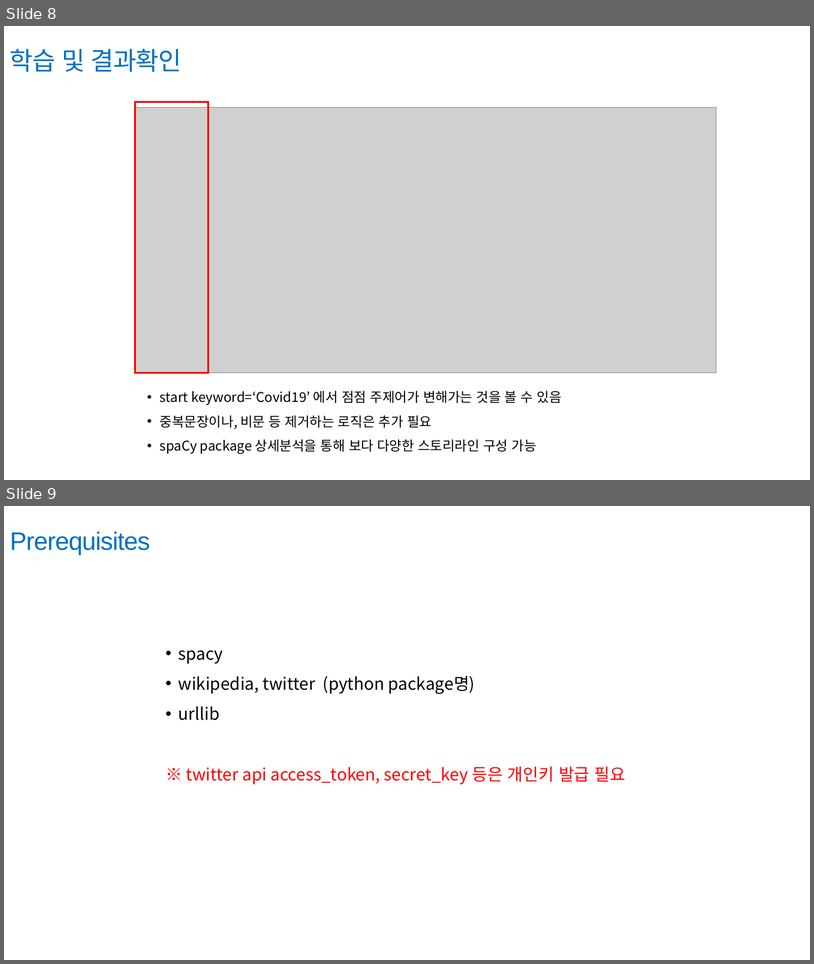
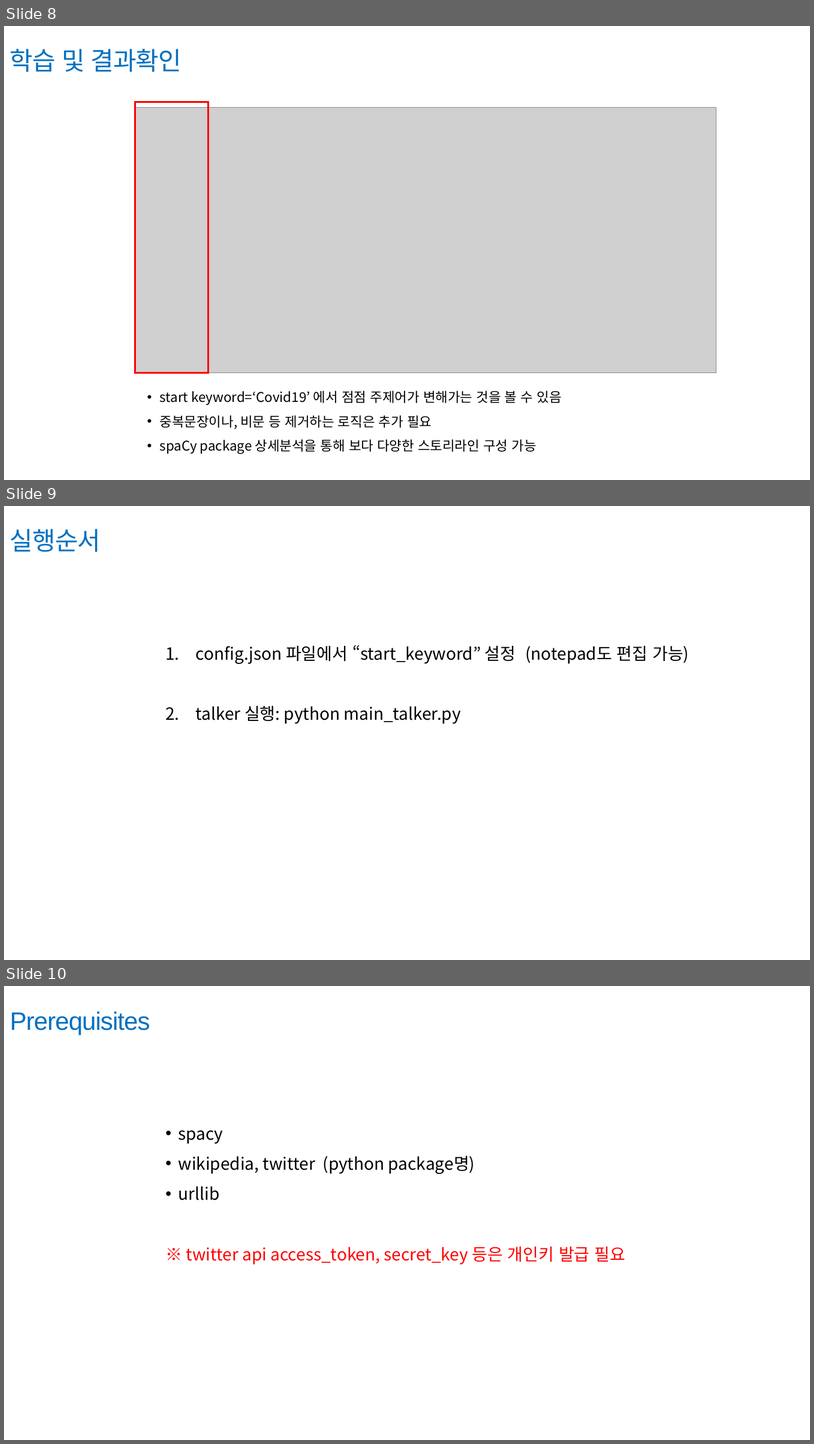
Before and after one commit to hanapass112/storytelling_using_wiki_and_twit, a slide deck: 실시간 Wikipedia Twit검색 통한 스토리텔링.pptx. Shown one above the other, each under a label of ours: slides 8 and 9 before the commit, slides 8, 9 and 10 after it. The pictures are 814x964 and 814x1444 pixels, drawn with LibreOffice and Linux fonts; fonts in the diff are those of the drawing; grey boxes stand for pictures. Boxes give left, top, right and bottom in pixels: in the first picture for what was removed or moved away, otherwise in the second. Text is boxed around its words. In the diff, an @@ line names an element or a change of style, - is before the commit and + after.

```diff
--- a/실시간 Wikipedia Twit검색 통한 스토리텔링.pptx
+++ b/실시간 Wikipedia Twit검색 통한 스토리텔링.pptx
@@ slide 9 added at [4,506,810,960], background #FFFFFF @@
@@ text added at [10,529,101,552], 30 pt, text #0070C0 @@
+실행순서
@@ text added at [196,645,689,724], 20 pt, text #000000 @@
+1. config.json 파일에서 “start_keyword” 설정 (notepad도 편집 가능)
+2. talker 실행: python main_talker.py
@@ what was slide 9 is now slide 10 @@
```
Also in this commit, not shown: 2 other files.
